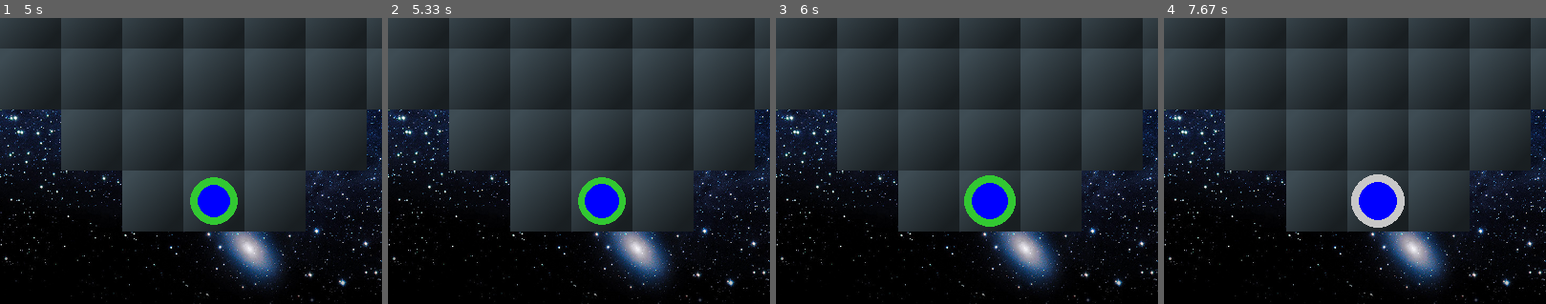
Above: before the commit, frames 1-4 (left to right).
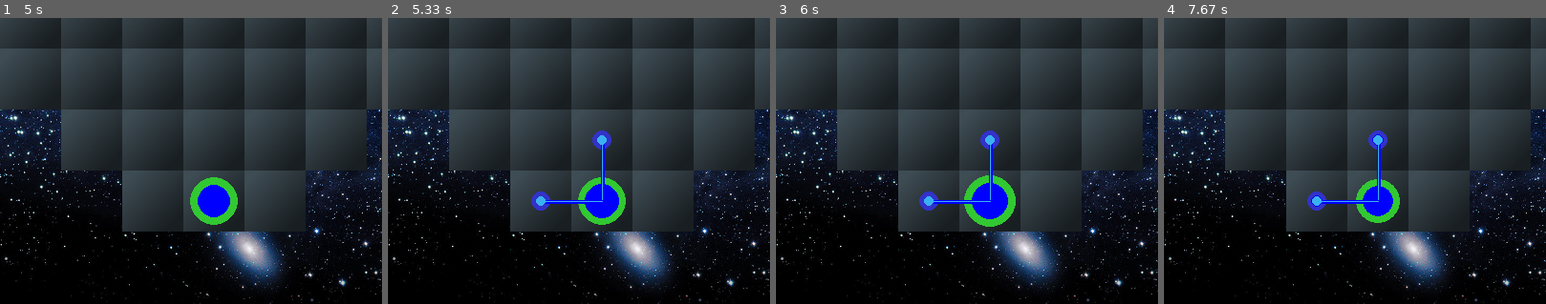
Above: after the commit, the same moments.

Repository: five-elephants/a_game
Game: pygame game, started from a_game.py
Same seed, same stepped clock (60 frames per second), same inputs: the game is played once before the commit and once after it. The source is Python 2; it was converted automatically to run under Python 3.
Inputs (mouse positions are % of the whole screen's width and height, from its top left):
- Up to frame 1 (5 s): click (50, 50) at 0.38 s
- Up to frame 2 (5.33 s): no input
- Up to frame 3 (6 s): no input
- Up to frame 4 (7.67 s): no input
The pictures show only the part of the screen within x 22-72%, y 50-100%; the shares and areas given below are measured in that part.

Frame 1 is identical in both runs. In frame 2, 0.8% of the frame differs, in the area x 37-59%, y 39-68%; in frame 3, 0.8%; in frame 4, 2.1%, in the area x 37-63%, y 39-74%.

Commit message:
first computer opponent

Diff:
--- a/a_game.py
+++ b/a_game.py
@@ -5,6 +5,7 @@
 import resources as res
 from map import *
 from grid import *
+from test_agent import Test_agent
 
 
 class Main:
@@ -22,7 +23,7 @@
 
     pygame.init()
 
-    self.debug_mode = True
+    self.debug_mode = False
     self.click_state = self.CLICK_IDLE
 
     self.screen_size = screen_size
@@ -48,6 +49,10 @@
 
     for g in self.grids:
       g.other_grids = filter(lambda x: x != g, self.grids)
+
+    self.agents = []
+    for g in self.grids[1:]:
+      self.agents.append(Test_agent(self.map, g))
 
   def show_fps(self):
     fps = self.clock.get_fps()
@@ -131,6 +136,9 @@
         for grid in self.grids:
           grid.update(dt)
 
+        for agent in self.agents:
+          agent.work()
+
         self.map.draw(self.screen)
         for grid in self.grids:
           grid.draw(self.screen)
--- /dev/null
+++ b/agent.py
@@ -0,0 +1,8 @@
+
+class Agent:
+  def __init__(self, map, grid):
+    self.map = map
+    self.grid = grid
+
+  def work(self):
+    pass
--- a/grid.py
+++ b/grid.py
@@ -239,6 +239,21 @@
         my_ij[0], my_ij[1], his_ij[0], his_ij[1]
     )
 
+  def find_outbound(self, ij):
+    pt = self.points[ij]
+    fil = lambda c: c.point_in == pt
+    return ifilter(fil, self.connections)
+
+  def find_inbound(self, ij):
+    pt = self.points[ij]
+    fil = lambda c: c.point_out == pt
+    return ifilter(fil, self.connections)
+
+  def num_points(self):
+    return len(self.points)
+
+  def num_enemy_points(self):
+    return sum(map(lambda x: x.num_points(), self.other_grids))
 
   def update(self, *args):
     pygame.sprite.Group.update(self, *args)
--- a/map.py
+++ b/map.py
@@ -1,3 +1,4 @@
+from itertools import ifilter
 import pygame
 from pygame.locals import *
 import resources as res
@@ -92,3 +93,8 @@
       return self.map_file.outer[ij[0]][ij[1]]['owner']
     else:
       return None
+
+  def fields_without_owner(self):
+    fil = lambda x: self.is_tile_enabled(x) and not self.is_tile_owned(x)
+    return ifilter(fil, [ (i, j) for i in xrange(self.map_file.outer_size[0])
+                         for j in xrange(self.map_file.outer_size[1]) ])
--- /dev/null
+++ b/test_agent.py
@@ -0,0 +1,59 @@
+from agent import *
+from rules import rules
+
+class Test_agent(Agent):
+  def __init__(self, map, grid):
+    Agent.__init__(self, map, grid)
+
+    self.expand_thresh = 0.9
+    self.outbound_per_point = 2
+    self.attack_advantage = 3
+    self.attacker_outbound = 0
+
+  def work(self):
+    if self.grid.num_points() - self.grid.num_enemy_points() > self.attack_advantage:
+      self.attack()
+    else:
+      self.expand()
+
+  def expand(self):
+    acts = []
+    for ij,pt in self.grid.points.iteritems():
+      num_out = len(list(self.grid.find_outbound(ij)))
+      if pt.value >= self.expand_thresh and num_out < self.outbound_per_point:
+        to_ij = self.find_expansion_pos(ij)
+        if to_ij != None:
+          acts.append((to_ij, ij))
+          break
+
+    for a in acts:
+      self.grid.grow(a[0], a[1])
+
+  def find_expansion_pos(self, ij):
+    free = self.map.fields_without_owner()
+    dist_key = lambda x: (x[0] - ij[0])**2 + (x[1] - ij[1])**2
+    free_by_dist = sorted(free, key=dist_key)
+    if free_by_dist:
+      return free_by_dist[0]
+    else:
+      return None
+
+  def attack(self):
+    for ij,pt in self.grid.points.iteritems():
+      num_out = len(list(self.grid.find_outbound(ij)))
+      if num_out <= self.attacker_outbound:
+        target,his_grid = self.find_target(ij)
+        if target != None:
+          self.grid.attack(ij, target, his_grid)
+
+  def find_target(self, ij):
+    enemies = []
+    for g in self.grid.other_grids:
+      enemies.extend([ (ij, g) for ij in g.points.iterkeys() ])
+
+    dist_key = lambda x: (x[0][0] - ij[0])**2 + (x[0][1] - ij[1])**2
+    sorted_enemies = sorted(enemies, key=dist_key)
+    if sorted_enemies:
+      return sorted_enemies[0][0], sorted_enemies[0][1]
+    else:
+      return None,None
